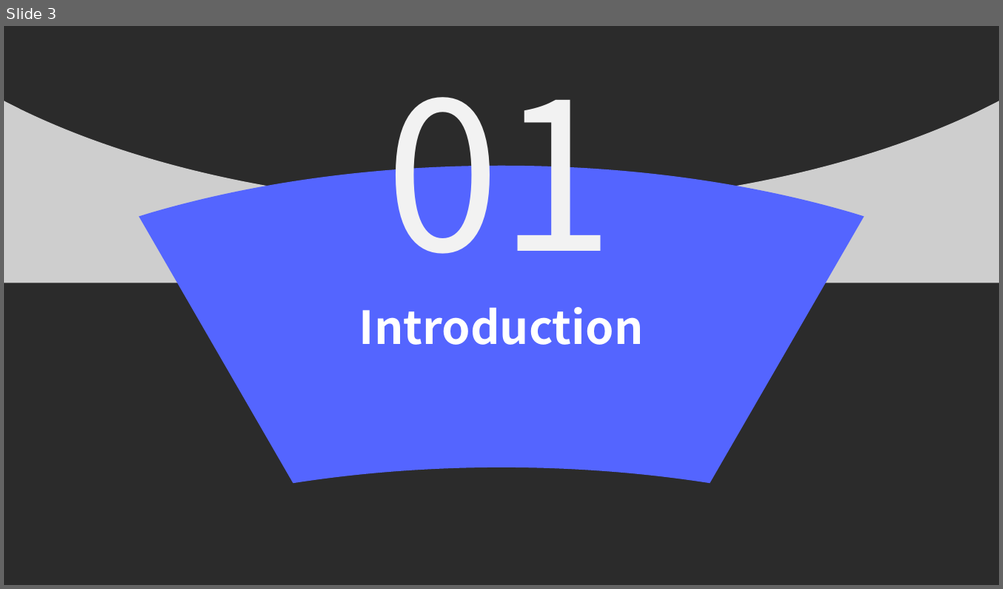
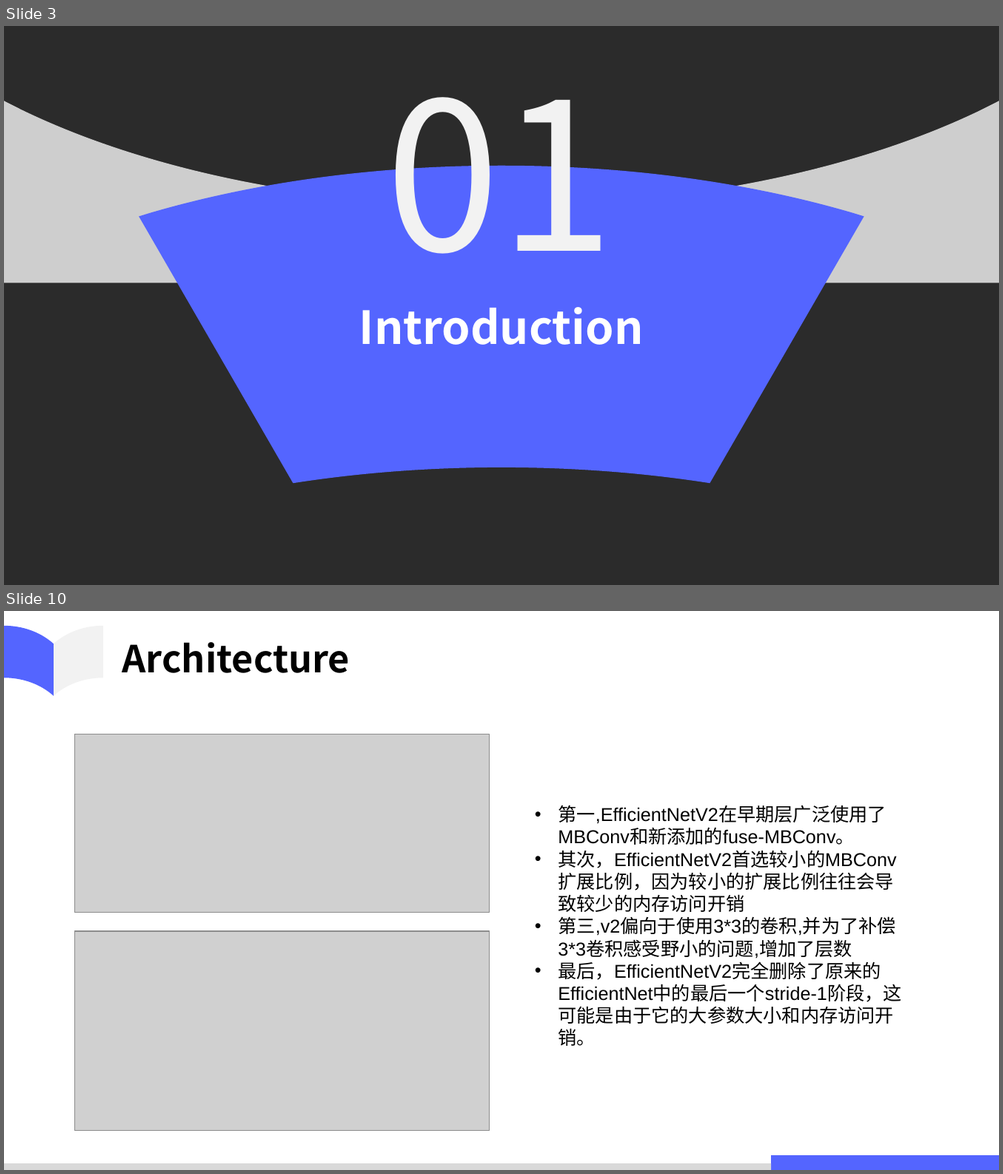
Before and after one commit to ahulh-acmlab/group_report, a slide deck: 2021-4-21/EfficientNetV2.pptx. Shown one above the other, each under a label of ours: slide 3 before the commit, slides 3 and 10 after it; the slides between them are not shown. The pictures are 1003x589 and 1003x1174 pixels, drawn with LibreOffice and Linux fonts; fonts in the diff are those of the drawing; grey boxes stand for pictures; background and template pictures are left out; a plain dark background stands for a picture behind light text. Boxes give left, top, right and bottom in pixels: in the first picture for what was removed or moved away, otherwise in the second. Text is boxed around its words. In the diff, an @@ line names an element or a change of style, - is before the commit and + after.

```diff
--- a/2021-4-21/EfficientNetV2.pptx
+++ b/2021-4-21/EfficientNetV2.pptx
@@ slide 10 added at bbox=[4, 611, 999, 1170], background #FFFFFF @@
@@ freeform shape added at bbox=[4, 626, 54, 696], fill #5465FF @@
@@ freeform shape added at bbox=[54, 626, 102, 696], fill #F2F2F2 @@
@@ text added at bbox=[122, 642, 350, 673], 36 pt, text #000000, bold @@
+Architecture
@@ picture added at bbox=[75, 734, 489, 913] @@
@@ text added at bbox=[558, 805, 901, 1046], 18 pt, text #000000 @@
+• 第一,EfficientNetV2在早期层广泛使用了MBConv和新添加的fuse-MBConv。
+• 其次，EfficientNetV2首选较小的MBConv扩展比例，因为较小的扩展比例往往会导致较少的内存访问开销
+• 第三,v2偏向于使用3*3的卷积,并为了补偿3*3卷积感受野小的问题,增加了层数
+• 最后，EfficientNetV2完全删除了原来的EfficientNet中的最后一个stride-1阶段，这可能是由于它的大参数大小和内存访问开销。
@@ picture added at bbox=[75, 932, 489, 1131] @@
@@ rectangle added at bbox=[4, 1164, 771, 1170], fill #D9D9D9 @@
@@ rectangle added at bbox=[771, 1156, 999, 1170], fill #5465FF @@
```
Also in this commit, not shown: 5 slides changed, 11 other slides added, 22 slides removed, 2 other files.
